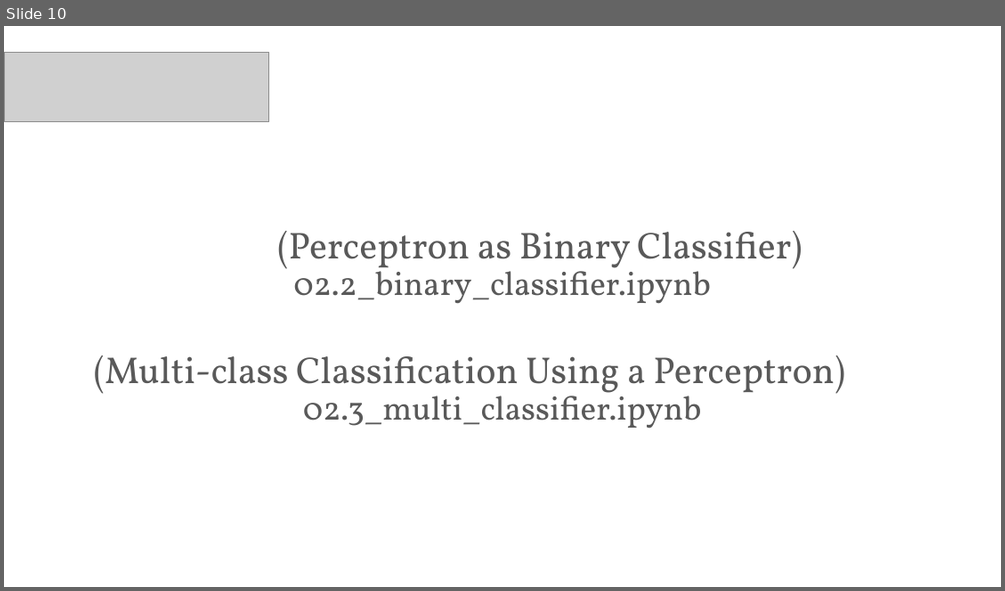
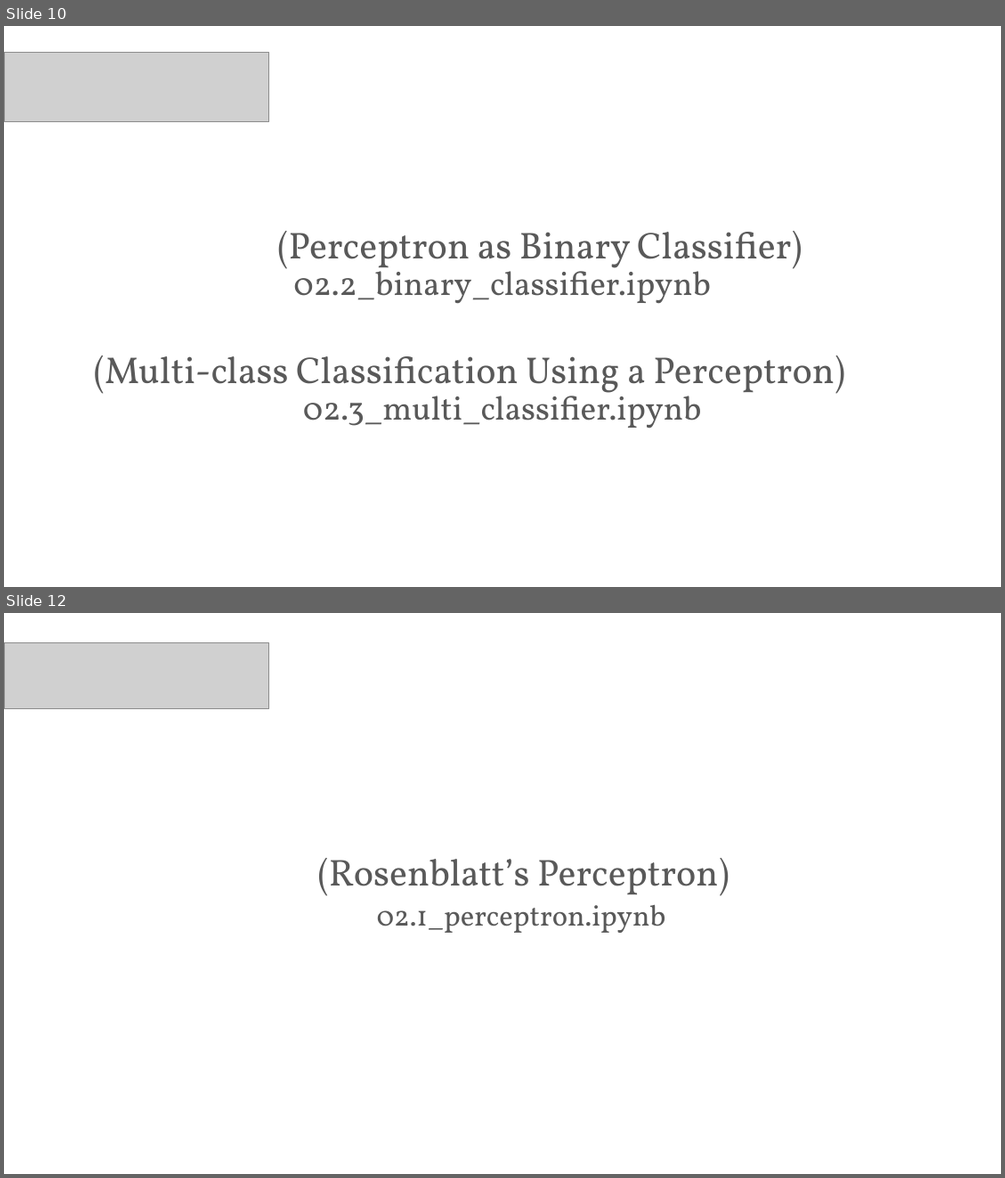
Before and after one commit to PracticumAI/deep_learning, a slide deck: presentations/02.2_activation_functions.pptx. Shown one above the other, each under a label of ours: slide 10 before the commit, slides 10 and 12 after it; the slides between them are not shown. The pictures are 1005x591 and 1005x1178 pixels, drawn with LibreOffice and Linux fonts; fonts in the diff are those of the drawing; grey boxes stand for pictures. Boxes give left, top, right and bottom in pixels: in the first picture for what was removed or moved away, otherwise in the second. Text is boxed around its words. In the diff, an @@ line names an element or a change of style, - is before the commit and + after.

```diff
--- a/presentations/02.2_activation_functions.pptx
+++ b/presentations/02.2_activation_functions.pptx
@@ slide 12 added at (4, 613, 1001, 1174), background #FFFFFF @@
@@ picture added at (4, 643, 268, 709) @@
@@ text added at (318, 858, 729, 933), 36 pt, text #595959 @@
+(Rosenblatt’s Perceptron)
+02.1_perceptron.ipynb
```
Also in this commit, not shown: 1 slide changed, 2 other slides added, 6 other files.
